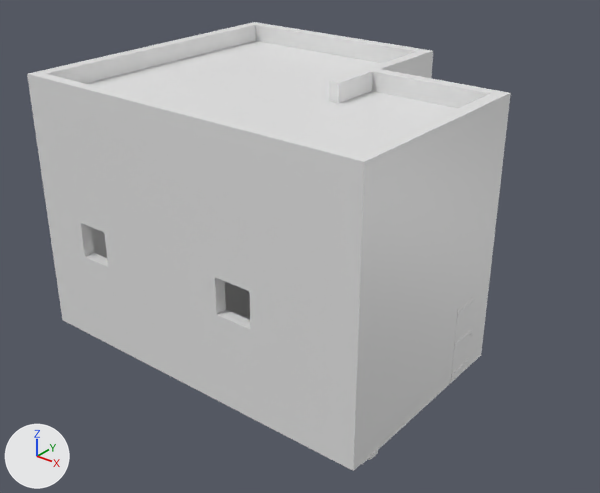
One commit to the FBX model Assets/3D Source Models/Environment/Iman’s House/House Structure/Imans-House.fbx: the scene before it, then after it.
Both versions are drawn from a camera (50 mm lens) standing at (11.9, 3.58, 11.43) and looking at (0.16, 18.26, 2.33). The lights are fixed; the arrows at lower left show +X, +Y and +Z. Where no turn or scale is listed for an object, it has been applied to the vertices.

In view in the first picture: 'House.Iman.Inside', 'Iman.House.Floor', 'Iman.House.Roof', 'Iman.HouseDoor.Back'.
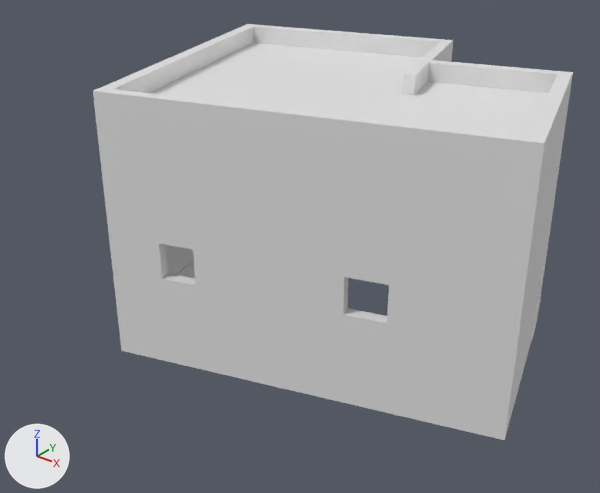
Pixel boxes (x1, y1, x2, y2) of what changed, in the pictures (600 x 493 px):
'House.Iman.Inside', moved, turned
    before: (27, 22, 511, 471)
    after: (93, 24, 573, 440)
'Iman.House.Roof', moved, turned
    before: (88, 41, 458, 153)
    after: (151, 43, 549, 136)
'Iman.HouseDoor.Back', moved, turned
    before: (451, 294, 476, 382)
    after: (530, 264, 544, 345)
'Iman.House.Floor', deleted
    before: (225, 282, 481, 464)
'Iman.HouseDoor', moved, turned (not visible before)
    after: (174, 246, 192, 278)
'Iman.House.Interior.Staircase', moved, turned (not visible afterwards)
    before: (368, 450, 378, 460)

The change, as a diff of the scene's bpy script:
```diff
--- a/Assets/3D Source Models/Environment/Iman’s House/House Structure/Imans-House.fbx.py
+++ b/Assets/3D Source Models/Environment/Iman’s House/House Structure/Imans-House.fbx.py
@@ ob_house_iman_inside @@
 ob_house_iman_inside = bpy.data.objects.new('House.Iman.Inside', me_cube_027)
-ob_house_iman_inside.location = (-3.97, 21.5, 0.0)
+ob_house_iman_inside.location = (-3.69, 21.48, 0.0)
+ob_house_iman_inside.rotation_euler = (0.0, 0.0, 0.299)  # degrees (0, 0, 17)
@@ ob_iman_house_floor @@
-ob_iman_house_floor = bpy.data.objects.new('Iman.House.Floor', me_plane_019)
-ob_iman_house_floor.location = (-1.89, 18.51, 0.0)
```
